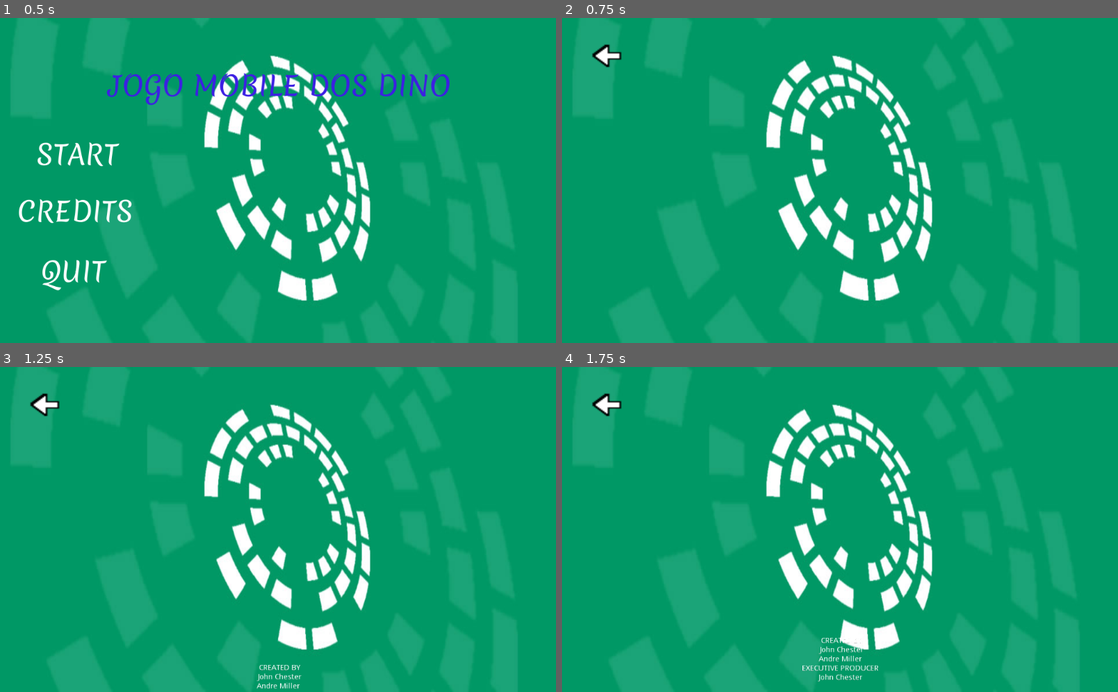
Above: before the commit, frames 1-4 (two rows, left to right).
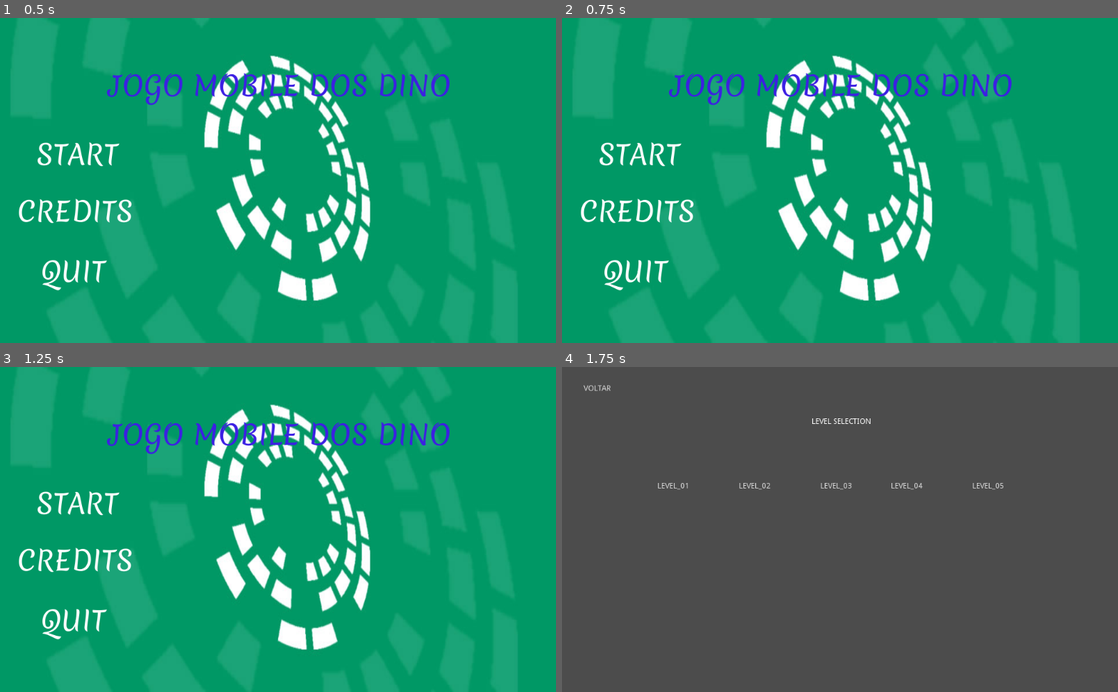
Above: after the commit, the same moments.

Repository: FronteiraTec/dino-travel
Game: Godot game, scene res://SCENES/UI/MENU.tscn
Same seed, same stepped clock (60 frames per second), same inputs: the game is played once before the commit and once after it.
Inputs (mouse positions are in pixels of both pictures, inside the frame that each line leads up to):
- Up to frame 1 (0.5 s): no input
- Up to frame 2 (0.75 s): click "CREDITS" at 0.5 s
- Up to frame 3 (1.25 s): no input
- Up to frame 4 (1.75 s): click (639, 503) at 1.25 s, where only the run after the commit has a clickable "START"

Frame 1 is identical in both runs. In frame 2, 3.0% of the frame differs, in the area x 3-81%, y 8-84%; in frame 3, 3.2%; in frame 4, 100%, in the area x 0-100%, y 0-100%.

Commit message:
modified layout, background, buttom font

Diff:
--- a/SCENES/UI/CREDITS.tscn
+++ b/SCENES/UI/CREDITS.tscn
@@ -1,10 +1,9 @@
 [gd_scene load_steps=6 format=2]
 
-[ext_resource path="res://IMAGES/background.jpg" type="Texture" id=1]
+[ext_resource path="res://IMAGES/background_2.jpg" type="Texture" id=1]
 [ext_resource path="res://SCRIPTS/UI/CREDITS.gd" type="Script" id=2]
 [ext_resource path="res://SCRIPTS/UI/RETURN_FROM_CREDITS.gd" type="Script" id=3]
 [ext_resource path="res://IMAGES/return_arrow.png" type="Texture" id=4]
-
 
 [sub_resource type="RectangleShape2D" id=1]
 
@@ -12,11 +11,12 @@
 anchor_right = 1.0
 anchor_bottom = 1.0
 
-[node name="BACKGROUND" type="TextureRect" parent="."]
+[node name="background_2" type="TextureRect" parent="."]
 anchor_right = 1.0
 anchor_bottom = 1.0
 texture = ExtResource( 1 )
 expand = true
+stretch_mode = 1
 
 [node name="KinematicBody2D" type="KinematicBody2D" parent="."]
 editor/display_folded = true
